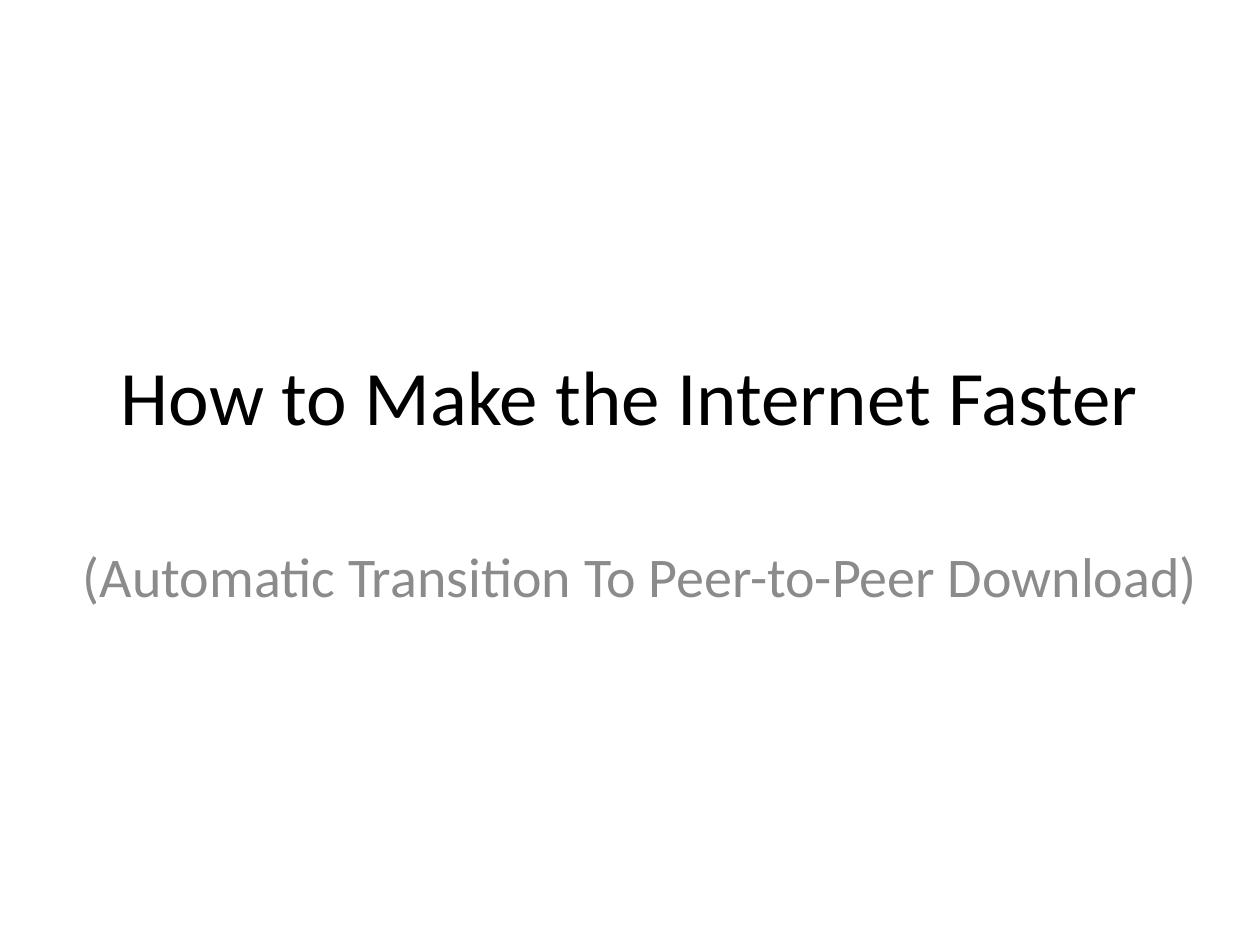
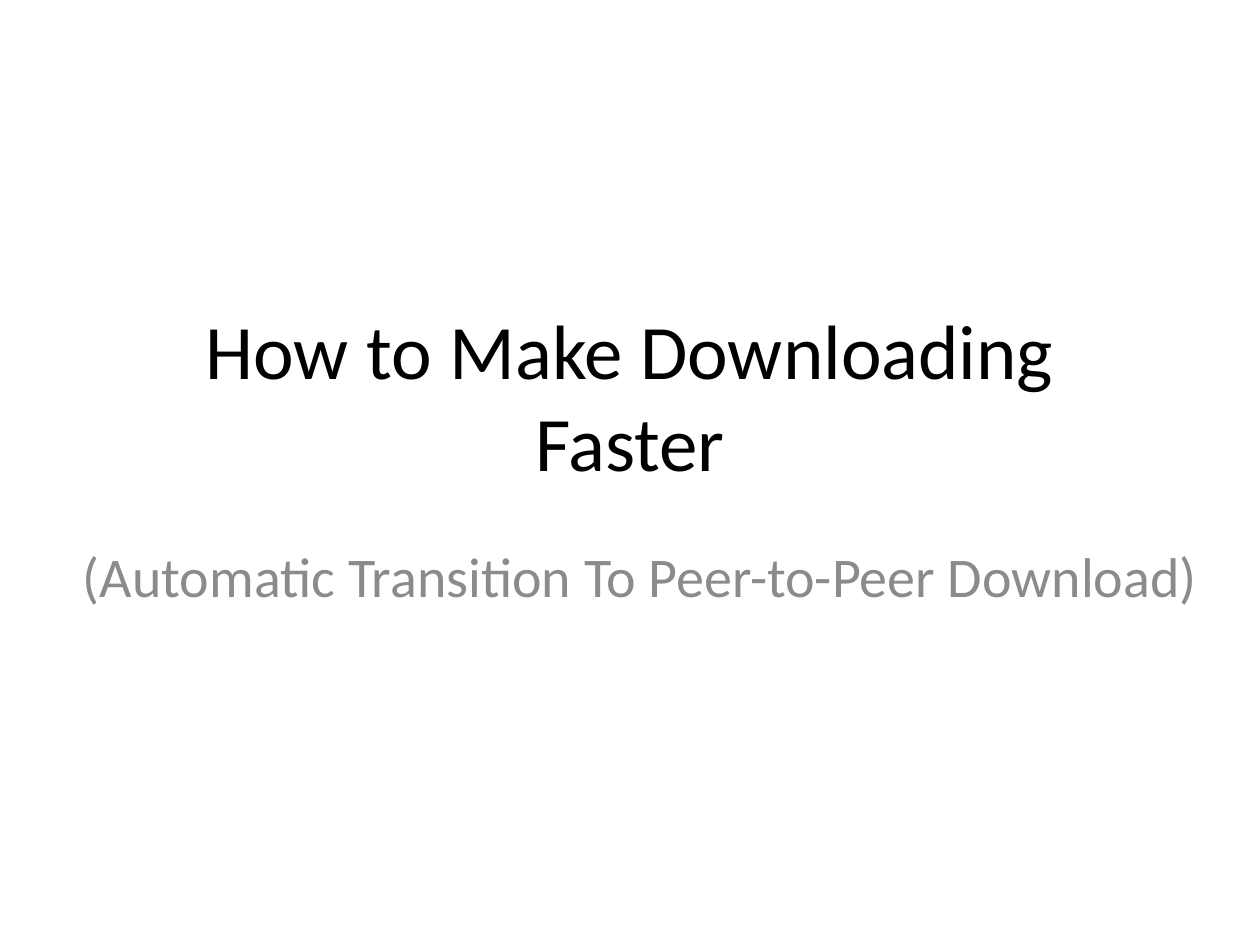
Before and after one commit to rdp/p2pwebclient, a slide deck: slide 1 of thesis_presentation/How to Make the Internet Faster.pptx. Drawn at 1260x945 pixels with LibreOffice and Linux fonts; fonts in the diff are those of the drawing. Boxes give left, top, right and bottom in pixels: in the first picture for what was removed or moved away, otherwise in the second. Text is boxed around its words. In the diff, an @@ line names an element or a change of style, - is before the commit and + after.

```diff
--- a/thesis_presentation/How to Make the Internet Faster.pptx
+++ b/thesis_presentation/How to Make the Internet Faster.pptx
@@ title at (206,325,1053,472): text changed @@
-How to Make the Internet Faster
+How to Make Downloading Faster
```
Also in this commit, not shown: 6 slides added, 1 slide removed, 4 other files.
